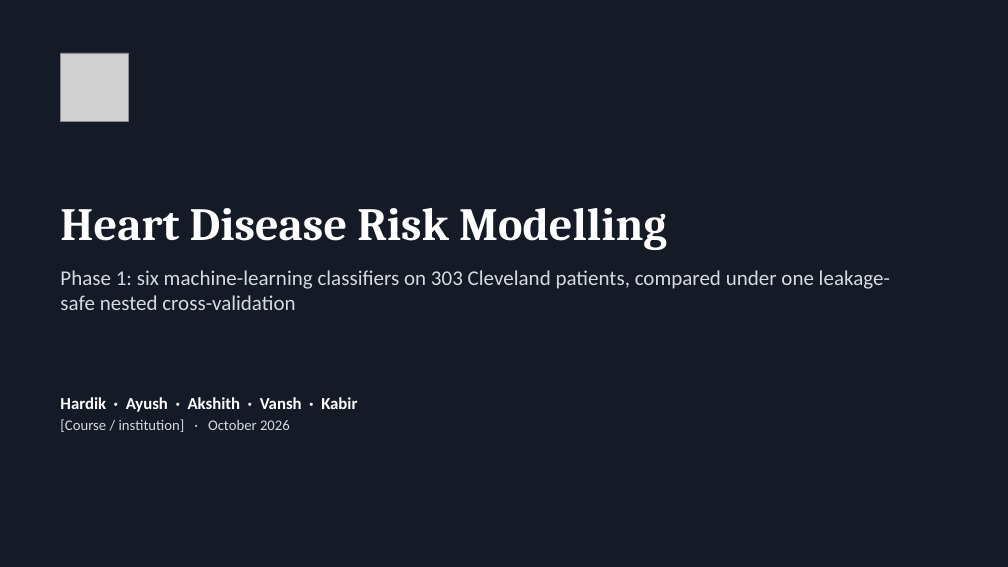
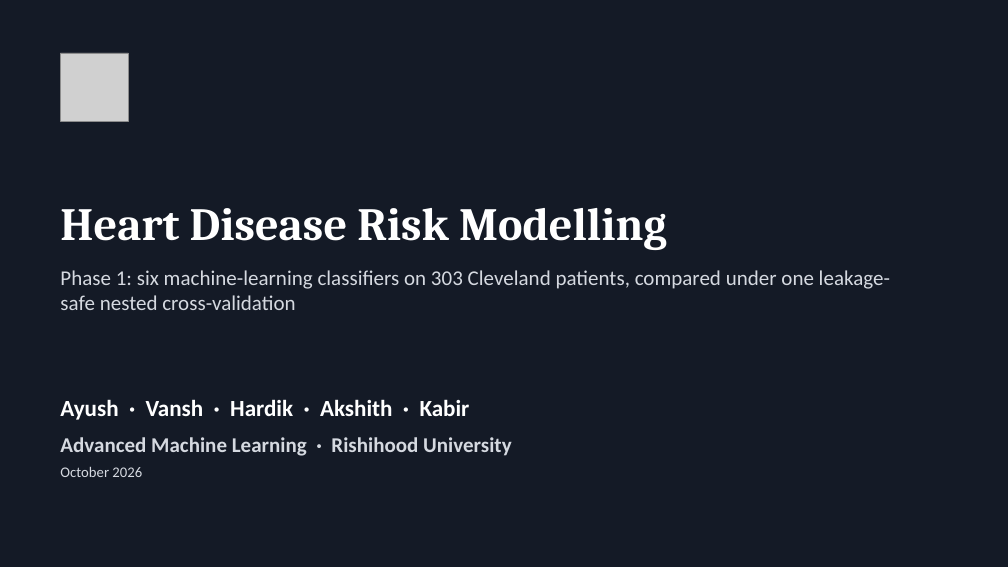
Before and after one commit to Akshith17323/AML-DL_Project, a slide deck: slide 1 of reports/presentation/Heart_Disease_Risk_Modelling.pptx. Drawn at 1008x567 pixels with LibreOffice and Linux fonts; fonts in the diff are those of the drawing; grey boxes stand for pictures. Boxes give left, top, right and bottom in pixels: in the first picture for what was removed or moved away, otherwise in the second. Text is boxed around its words. In the diff, an @@ line names an element or a change of style, - is before the commit and + after.

Commit message:
Update presentation: Heart_Disease_Risk_Modelling.pptx

```diff
--- a/reports/presentation/Heart_Disease_Risk_Modelling.pptx
+++ b/reports/presentation/Heart_Disease_Risk_Modelling.pptx
@@ text at box(60, 399, 512, 477): text changed; size 16 to 20 pt; text colour #FFFFFF to #D5D9E0 @@
-Hardik · Ayush · Akshith · Vansh · Kabir
-[Course / institution] · October 2026
+Ayush · Vansh · Hardik · Akshith · Kabir
+Advanced Machine Learning · Rishihood University
+October 2026
```
Also in this commit, not shown: 1 other slide changed.
